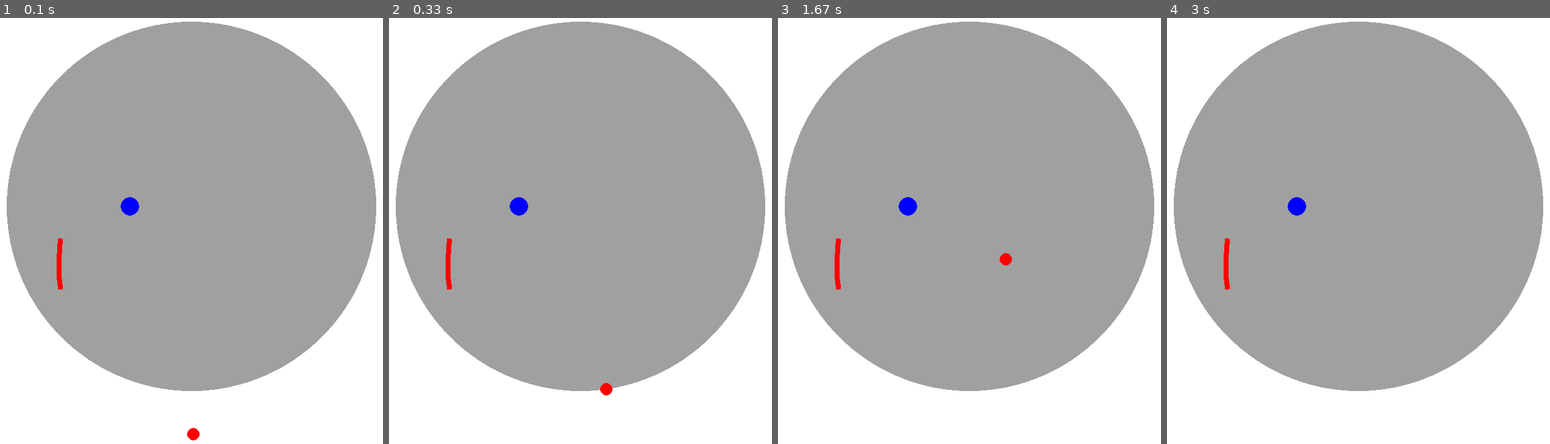
Above: before the commit, frames 1-4 (left to right).
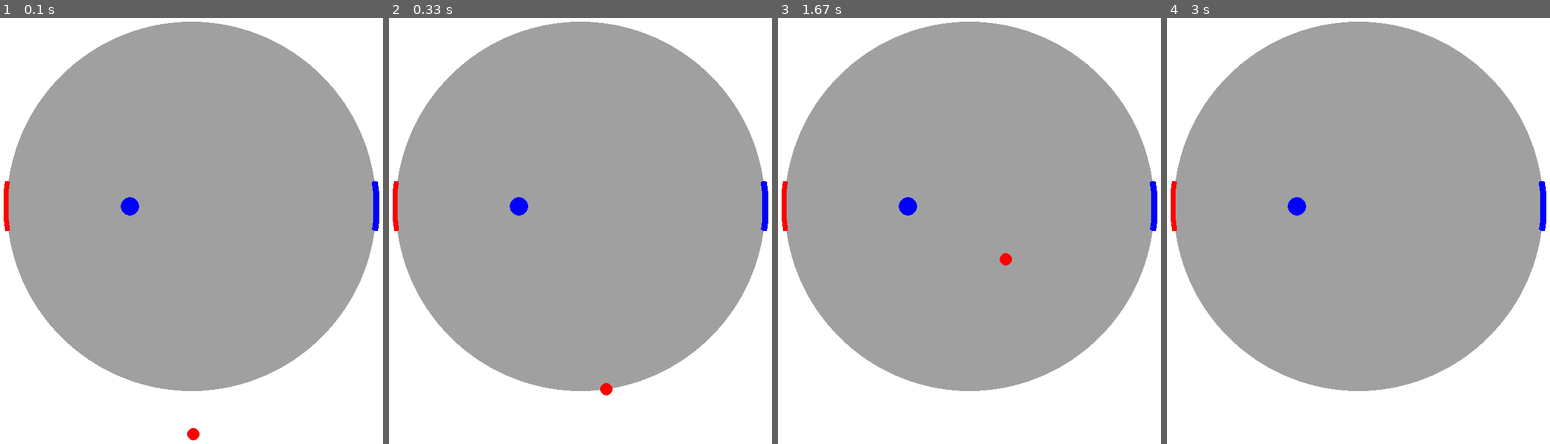
Above: after the commit, the same moments.

Repository: sandhyarottoo/phys-hackathon-2023
Game: pygame game, started from francosPolar.py
Same seed, same stepped clock (60 frames per second), same inputs: the game is played once before the commit and once after it.
Inputs:
- Up to frame 1 (0.1 s): no input
- Up to frame 2 (0.33 s): no input
- Up to frame 3 (1.67 s): hold A 0.33-0.8 s; hold Right 0.33-0.8 s
- Up to frame 4 (3 s): no input

The runs differ from the first frame. In frame 1, 0.5% of the frame differs, in the area x 0-100%, y 38-64%; in frame 2, 0.5%; in frame 3, 0.5%; in frame 4, 0.5%.

Commit message:
figured out the drawing problem, now there is just a moving problem

Diff:
--- a/francosPolar.py
+++ b/francosPolar.py
@@ -27,12 +27,11 @@
 RING_RADIUS = 300
 PLAYER_RADIUS = 305
 
-PLAYER_VELOCITY = 0.05
+PLAYER_VELOCITY = 10
 PLAYER_ARC_ANGLE = np.pi / 12  # 90 degrees in radians
 
 player1_angle = -np.pi / 2
 player2_angle = -np.pi / 2
-
 
 #time step for euler integration
 dt = 0.0001
@@ -66,24 +65,22 @@
         self.keys = keys
         player_width = 8
 
-        self.image = pygame.Surface((2*PLAYER_RADIUS + player_width , 2*PLAYER_RADIUS + player_width), pygame.SRCALPHA)
+        self.image = pygame.Surface((2*(PLAYER_RADIUS) , 2*(PLAYER_RADIUS)), pygame.SRCALPHA)
         pygame.draw.arc(self.image, self.color,
-                        (width/2 - PLAYER_RADIUS, height/2 - PLAYER_RADIUS, (PLAYER_RADIUS + player_width) * 2, (PLAYER_RADIUS + player_width) * 2),
+                        (0, 0, (PLAYER_RADIUS) * 2, (PLAYER_RADIUS) * 2),
                         self.pos.y - PLAYER_ARC_ANGLE / 2,
                         self.pos.y + PLAYER_ARC_ANGLE / 2,
                         width=player_width)
         self.rect = self.image.get_rect()
-        #pos_cartesian = polar_to_cartesian(self.pos)
         self.rect.center = (width/2, height/2)
 
-    def update(self):
-        keys = pygame.key.get_pressed()
+    def update(self, keys):
+
         # Move the player on the ring
         if keys[self.keys[0]]:
-            self.pos.y -= PLAYER_VELOCITY
+            self.pos.y -= PLAYER_VELOCITY*dt
         if keys[self.keys[1]]:
-            self.pos.y += PLAYER_VELOCITY
-
+            self.pos.y += PLAYER_VELOCITY*dt
 
 
 class PointCharge(pygame.sprite.Sprite):
@@ -203,7 +200,8 @@
 
     charges.draw(screen)
 
-    players.update()
+    keys = pygame.key.get_pressed()
+    players.update(keys)
     players.draw(screen)
 
    # Update the display
